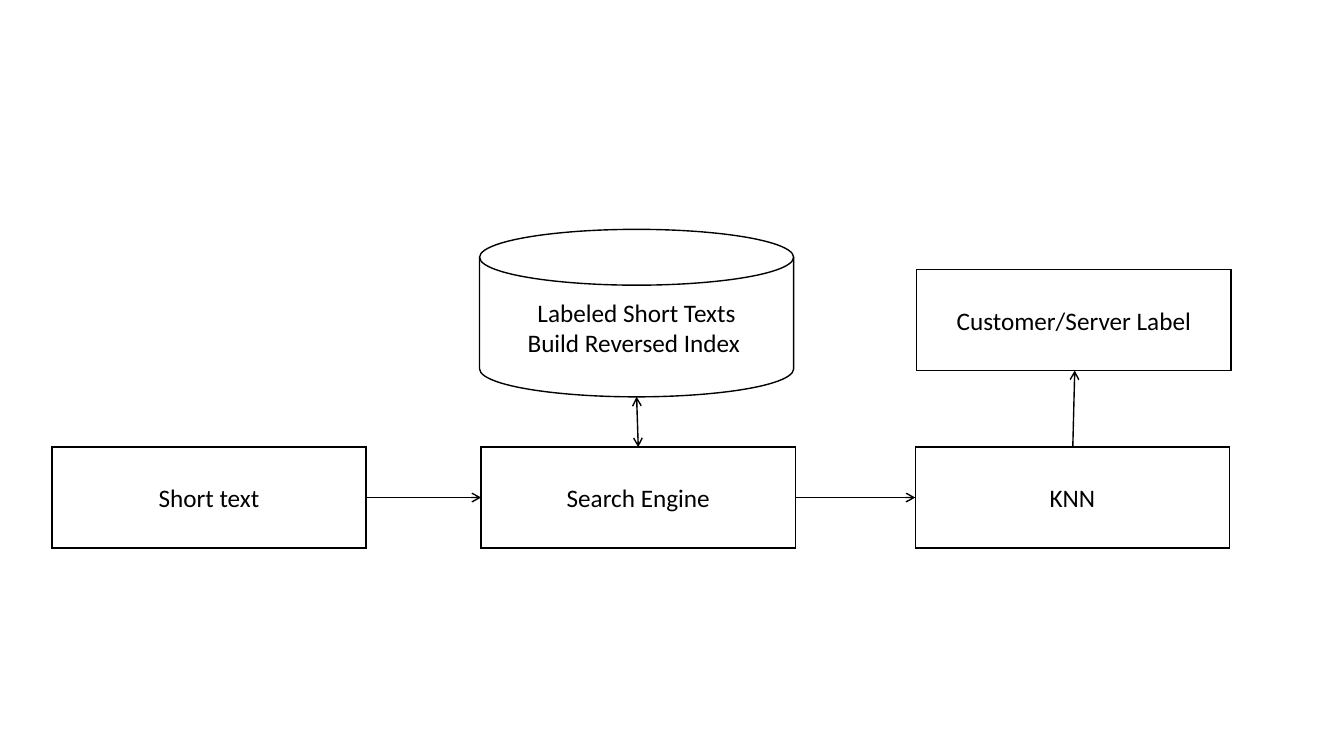
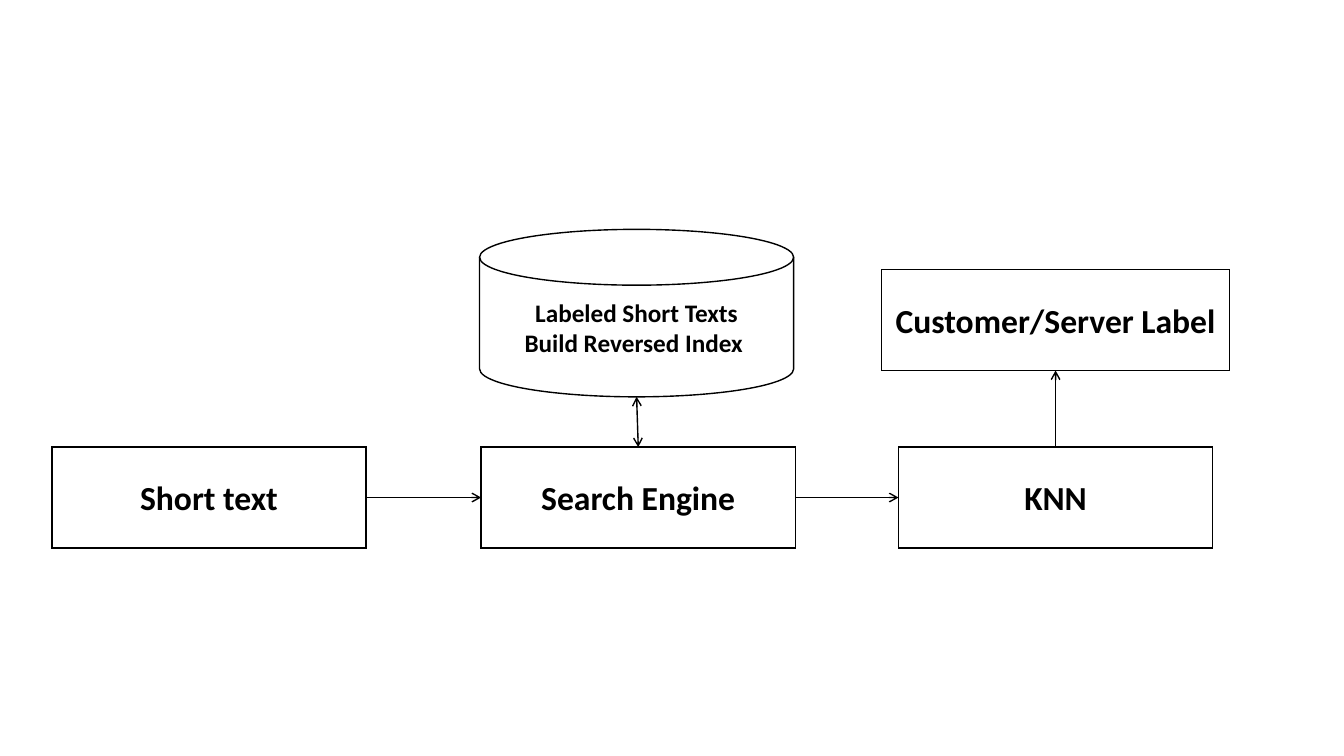
Before and after one commit to caiyuanzhe/ICPR2018, a slide deck: slide 1 of figures/png/TextMining.pptx. Drawn at 1344x756 pixels with LibreOffice and Linux fonts; fonts in the diff are those of the drawing. Boxes give left, top, right and bottom in pixels: in the first picture for what was removed or moved away, otherwise in the second. Text is boxed around its words. In the diff, an @@ line names an element or a change of style, - is before the commit and + after.

```diff
--- a/figures/png/TextMining.pptx
+++ b/figures/png/TextMining.pptx
@@ cylinder "Labeled Short Texts" at [480,229,795,396]: bold on @@
@@ size 18 to 24 pt, bold on in 4 elements at [481,448,796,548], [52,448,367,548], [898,448,1213,548], [882,270,1230,371] @@
@@ rectangle "Customer/Server Label": place and size @@
-rectangle "Customer/Server Label" at [918,270,1232,371]
+rectangle "Customer/Server Label" at [882,270,1230,371]
@@ arrow moved from (1073, 448) - (1075, 371) to (1056, 448) - (1056, 371) @@
@@ rectangle "KNN": place and size @@
-rectangle "KNN" at [915,448,1230,548]
+rectangle "KNN" at [898,448,1213,548]
@@ arrow moved from (796, 498) - (915, 498) to (796, 498) - (898, 498) @@
```
Also in this commit, not shown: 21 other files.
